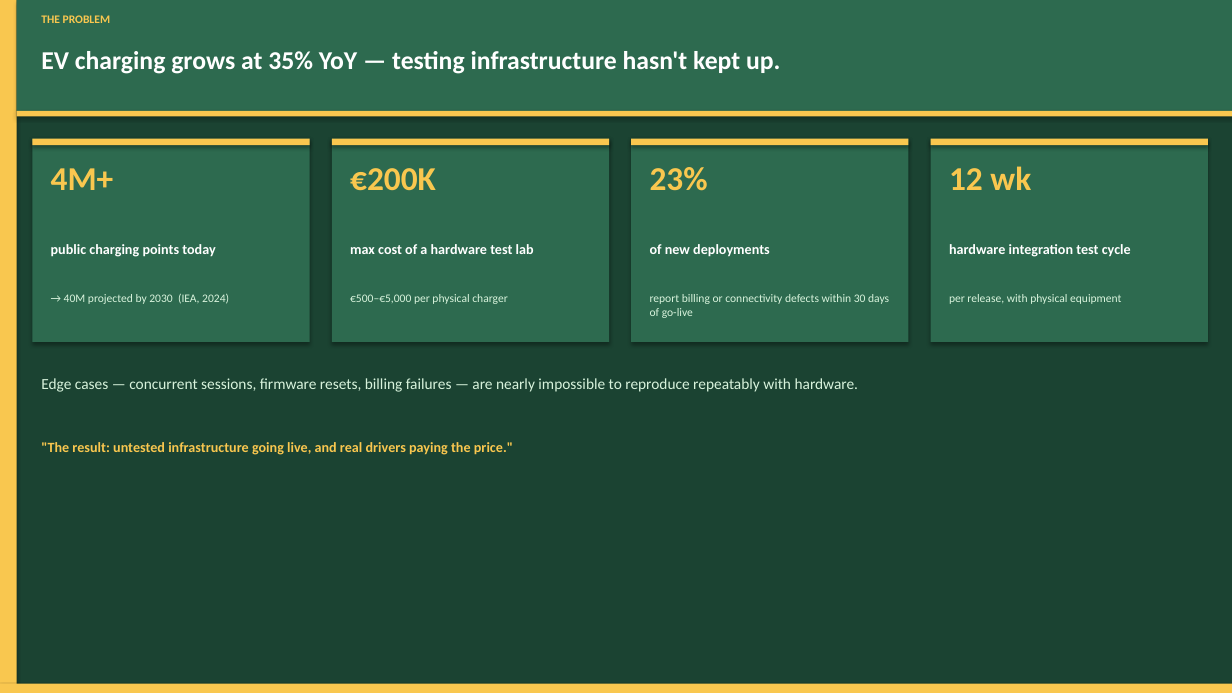
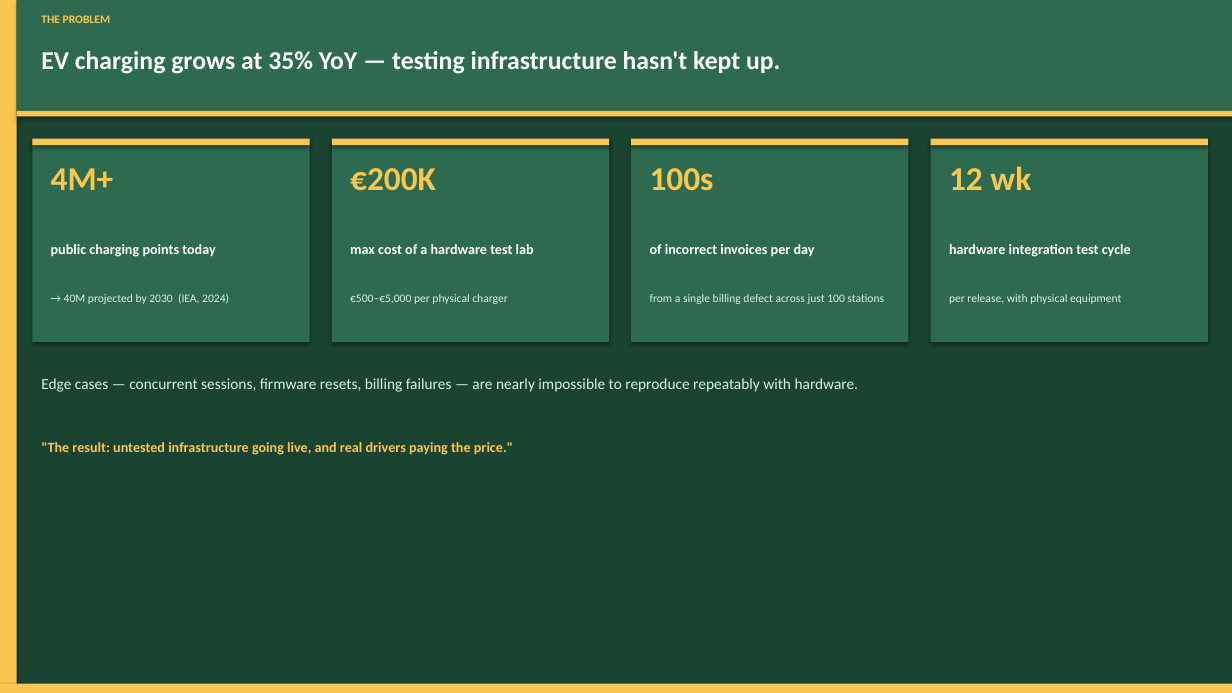
Before and after one commit to itbeans/charging-simulator, a slide deck: slide 2 of INVESTOR_ONE_PAGER.pptx. Drawn at 1232x693 pixels with LibreOffice and Linux fonts; fonts in the diff are those of the drawing. Boxes give left, top, right and bottom in pixels: in the first picture for what was removed or moved away, otherwise in the second. Text is boxed around its words. In the diff, an @@ line names an element or a change of style, - is before the commit and + after.

```diff
--- a/INVESTOR_ONE_PAGER.pptx
+++ b/INVESTOR_ONE_PAGER.pptx
@@ text at [650,168,714,191]: text changed @@
-23%
+100s
@@ text at [650,244,815,257]: text changed @@
-of new deployments
+of incorrect invoices per day
@@ text at [650,294,884,304]: text changed @@
-report billing or connectivity defects within 30 days of go-live
+from a single billing defect across just 100 stations
```
Also in this commit, not shown: 20 other files.
